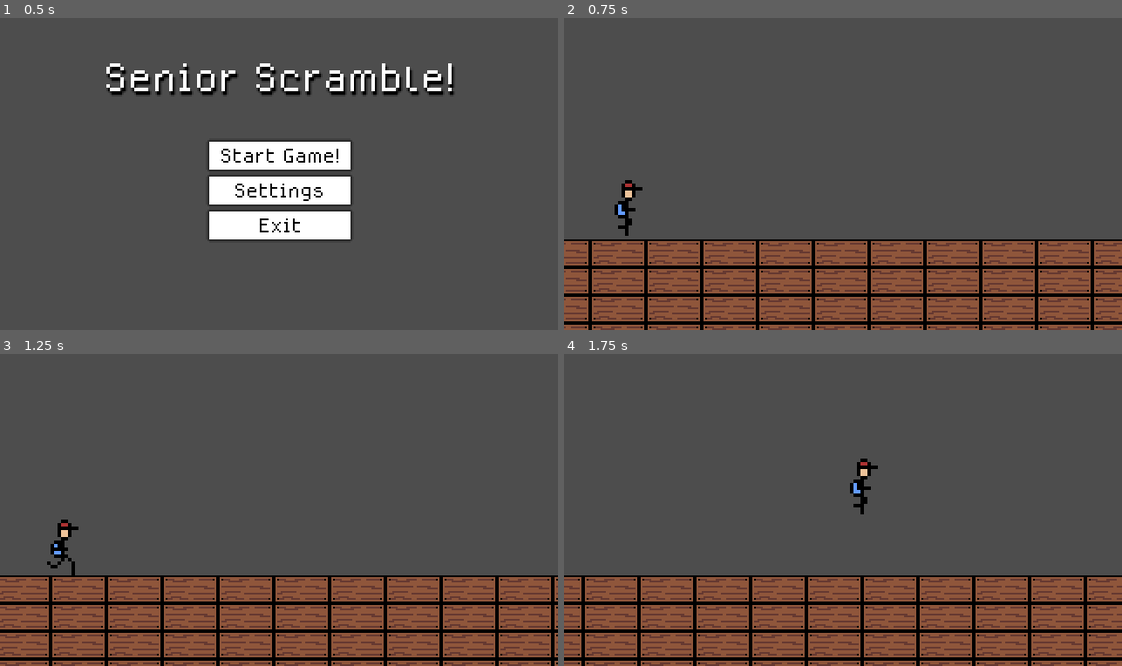
Above: before the commit, frames 1-4 (two rows, left to right).
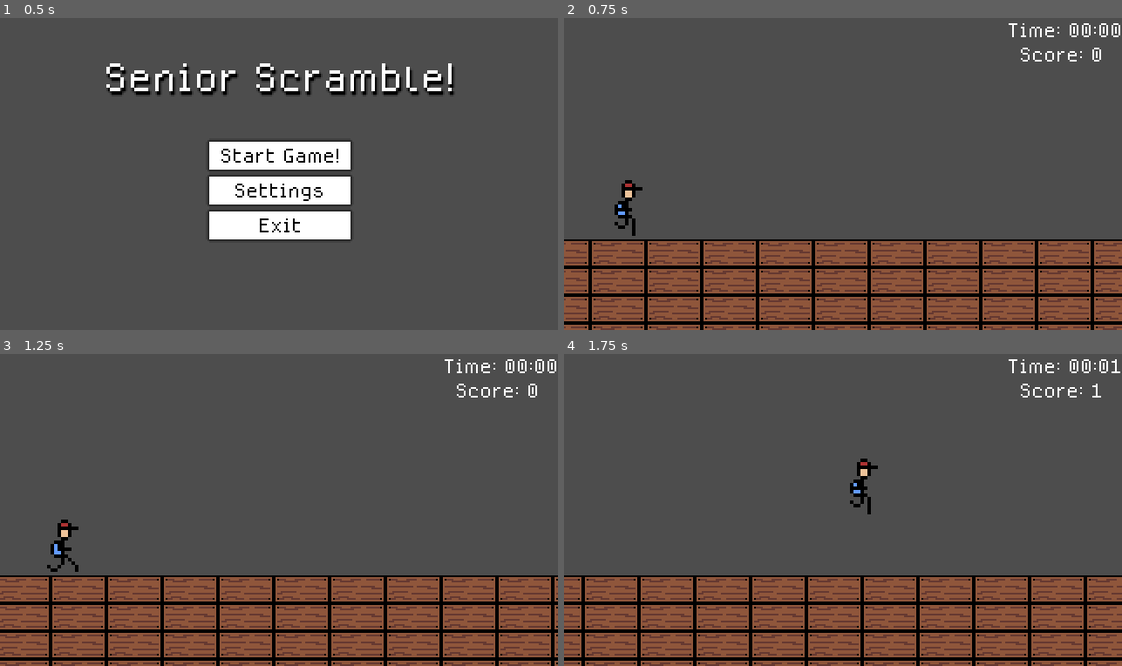
Above: after the commit, the same moments.

Repository: jmate03/Senior-Scramble
Game: Godot game, scene res://scenes/main_menu.tscn
The game is run twice, just before and just after one commit, with the same random seed, the same clock (stepped at 60 frames per second) and the same inputs.
Inputs:
- Up to frame 1 (0.5 s): no input
- Up to frame 2 (0.75 s): click "Start Game!" at 0.5 s
- Up to frame 3 (1.25 s): no input
- Up to frame 4 (1.75 s): tap Enter (ui_accept) at 1.25, 1.52 s; hold Right (ui_right) from 1.28 s (still down)

Frame 1 is identical in both runs. In frame 2, 0.5% of the frame differs, in the area x 9-100%, y 1-70%; in frame 3, 0.5%, in the area x 8-100%, y 1-71%; in frame 4, 0.5%.

Commit message:
added score and time timers

Diff:
--- a/scenes/game.tscn
+++ b/scenes/game.tscn
@@ -1,12 +1,15 @@
-[gd_scene load_steps=4 format=3 uid="uid://biylg3tiud64f"]
+[gd_scene load_steps=5 format=3 uid="uid://biylg3tiud64f"]
 
 [ext_resource type="PackedScene" uid="uid://d2fuxm38ciwt4" path="res://scenes/player.tscn" id="1_uwrxv"]
 [ext_resource type="Script" uid="uid://bgtqcebwo6tuh" path="res://scripts/game.gd" id="1_yqjtg"]
+[ext_resource type="PackedScene" uid="uid://dw48py8clkbik" path="res://scenes/ui.tscn" id="2_lbhrr"]
 [ext_resource type="PackedScene" uid="uid://8d08jrf8kku2" path="res://scenes/ground.tscn" id="3_lnu2h"]
 
 [node name="Game" type="Node"]
 script = ExtResource("1_yqjtg")
 
+[node name="UI" parent="." instance=ExtResource("2_lbhrr")]
+
 [node name="Player" parent="." instance=ExtResource("1_uwrxv")]
 position = Vector2(37, 116)
 
--- a/scenes/player.tscn
+++ b/scenes/player.tscn
@@ -97,4 +97,5 @@
 position = Vector2(0, -9)
 sprite_frames = SubResource("SpriteFrames_t53lx")
 animation = &"run"
-frame_progress = 0.125497
+frame = 3
+frame_progress = 0.48238
--- /dev/null
+++ b/scenes/ui.tscn
@@ -0,0 +1,31 @@
+[gd_scene load_steps=2 format=3 uid="uid://dw48py8clkbik"]
+
+[ext_resource type="FontFile" uid="uid://cnk4iqinc1vkp" path="res://assets/MedodicaRegular.otf" id="1_nt7q6"]
+
+[node name="UI" type="CanvasLayer"]
+
+[node name="Score Timer" type="Timer" parent="."]
+
+[node name="Time Elapsed" type="Timer" parent="."]
+
+[node name="Score Timer Label" type="Label" parent="."]
+anchors_preset = 1
+anchor_left = 1.0
+anchor_right = 1.0
+offset_left = -59.0
+offset_top = 14.0
+offset_right = -11.0
+offset_bottom = 37.0
+grow_horizontal = 0
+theme_override_fonts/font = ExtResource("1_nt7q6")
+text = "Score: 0"
+
+[node name="Time Elapsed Label" type="Label" parent="."]
+anchors_preset = 1
+anchor_left = 1.0
+anchor_right = 1.0
+offset_left = -59.0
+offset_bottom = 23.0
+grow_horizontal = 0
+theme_override_fonts/font = ExtResource("1_nt7q6")
+text = "Time: 0:00"
--- a/scripts/game.gd
+++ b/scripts/game.gd
@@ -2,12 +2,32 @@
 var game_running : bool
 var game_over : bool
 var score
+var time_elapsed: float
 
 # Called when the node enters the scene tree for the first time.
 func _ready() -> void:
-	pass
+	start_game()
 
 
 # Called every frame. 'delta' is the elapsed time since the previous frame.
 func _process(delta: float) -> void:
-	pass
+	if game_running:
+		update_time(delta)
+		update_score(delta)
+
+
+func start_game():
+	game_running = true
+	score = 0
+	$"UI/Score Timer Label".text = "Score: 0"
+	$"UI/Score Timer".start()
+
+func update_score(delta):
+	score += delta
+	$"UI/Score Timer Label".text = "Score: " + str(int(score))
+
+func update_time(delta):
+	time_elapsed += delta
+	var minutes = int(time_elapsed / 60)
+	var seconds = int(time_elapsed) % 60
+	$"UI/Time Elapsed Label".text = "Time: %02d:%02d" % [minutes, seconds]
